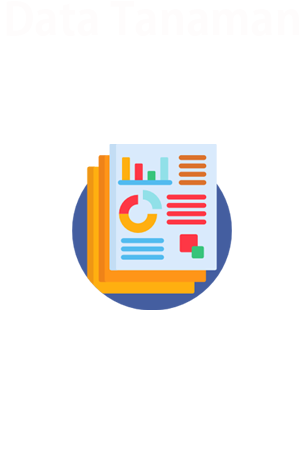
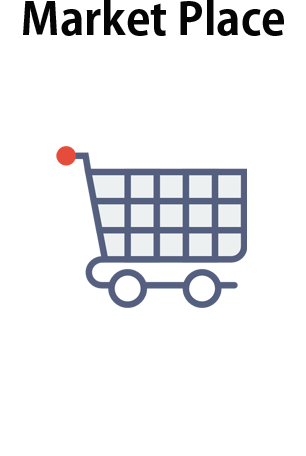
Two versions of the same layered image (306×456). Layer-by-layer changes:
hid group "katalog" (3 layers) over [7, 1, 299, 310]
showed group "Group 2" (2 layers) over [23, 0, 284, 308]
